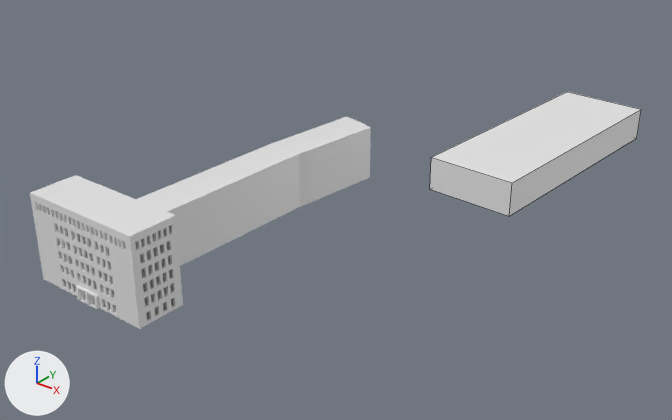
An edit to the Blender file blender/dev/3d/edit/hauptgebaeude/hauptgebaeude_v0.3.blend, drawn before and after from the same camera.
Both versions are drawn from a 50 mm camera at (159.6, -112.5, 112.5) aimed at (12.9, 70.9, -1.2). The axes (+X, +Y, +Z) are drawn at lower left. The lights are the same throughout. Mesh edges are drawn as thin lines on the coarser meshes.

The first picture shows 'Bibliothek', 'Hauptgebaeude'.
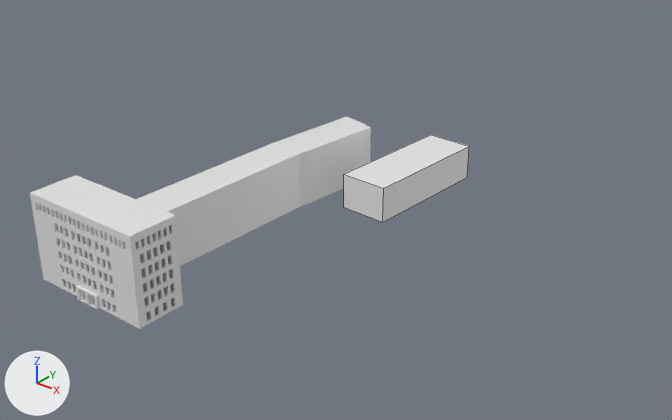
The newer file is also turned or shifted as a whole; pictures and numbers use the older file's frame.

Changed parts and their boxes [x1, y1, x2, y2] in the pictures (672 x 420 px):
'Bibliothek', moved, rescaled (41% narrower, 30% shorter): before [430, 92, 641, 216]; after [344, 135, 469, 222]

Edits to the bpy script that builds the scene:
```text
Change ob_bibliothek:
    ob_bibliothek.location: (42.4, 135.1, 5.0) -> (23.0, 91.3, 5.0)
    ob_bibliothek.scale: (13.4, 39.0, 5.0) -> (7.0, 20.0, 5.0)
```
